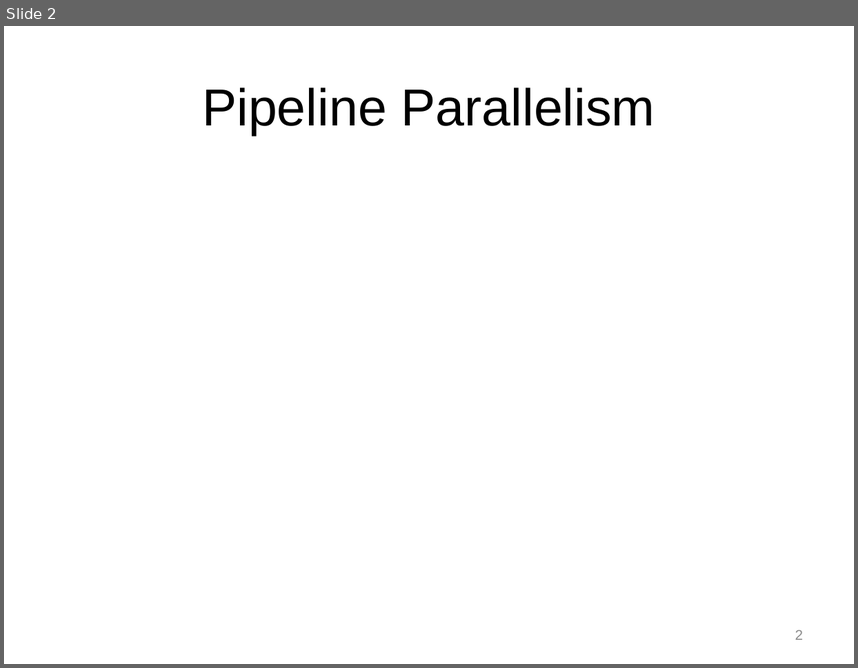
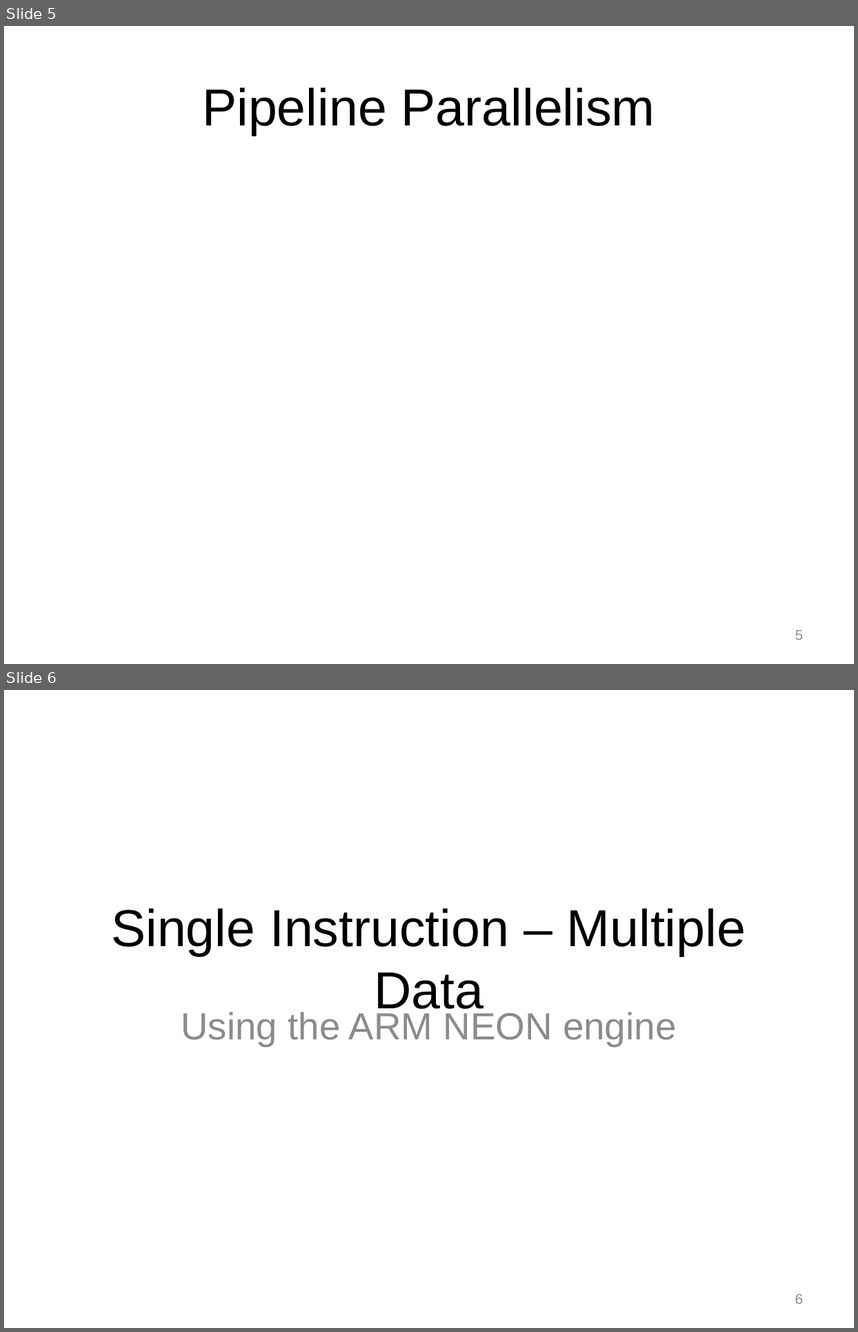
Before and after one commit to Jule/aw1, a slide deck: Praese/Presentation1.pptx. Shown one above the other, each under a label of ours: slide 2 before the commit, slides 5 and 6 after it. The pictures are 858x668 and 858x1332 pixels, drawn with LibreOffice and Linux fonts; fonts in the diff are those of the drawing; background and template pictures are left out. Boxes give left, top, right and bottom in pixels: in the first picture for what was removed or moved away, otherwise in the second. Text is boxed around its words. In the diff, an @@ line names an element or a change of style, - is before the commit and + after.

```diff
--- a/Praese/Presentation1.pptx
+++ b/Praese/Presentation1.pptx
@@ slide 6 added at (4,690,854,1328), background picture (left out) @@
@@ title added at (111,908,746,1018), 44 pt, text #000000 @@
+Single Instruction – Multiple Data
@@ subtitle added at (181,1012,676,1046), 32 pt, text #8C8C8C @@
+Using the ARM NEON engine
@@ page number added at (795,1294,803,1303), 12 pt, text #8C8C8C @@
+6
@@ what was slide 2 is now slide 5 @@
@@ page number at (795,630,803,639): text changed @@
-2
+5
```
Also in this commit, not shown: 1 slide changed, 20 other slides added, 2 slides removed.
